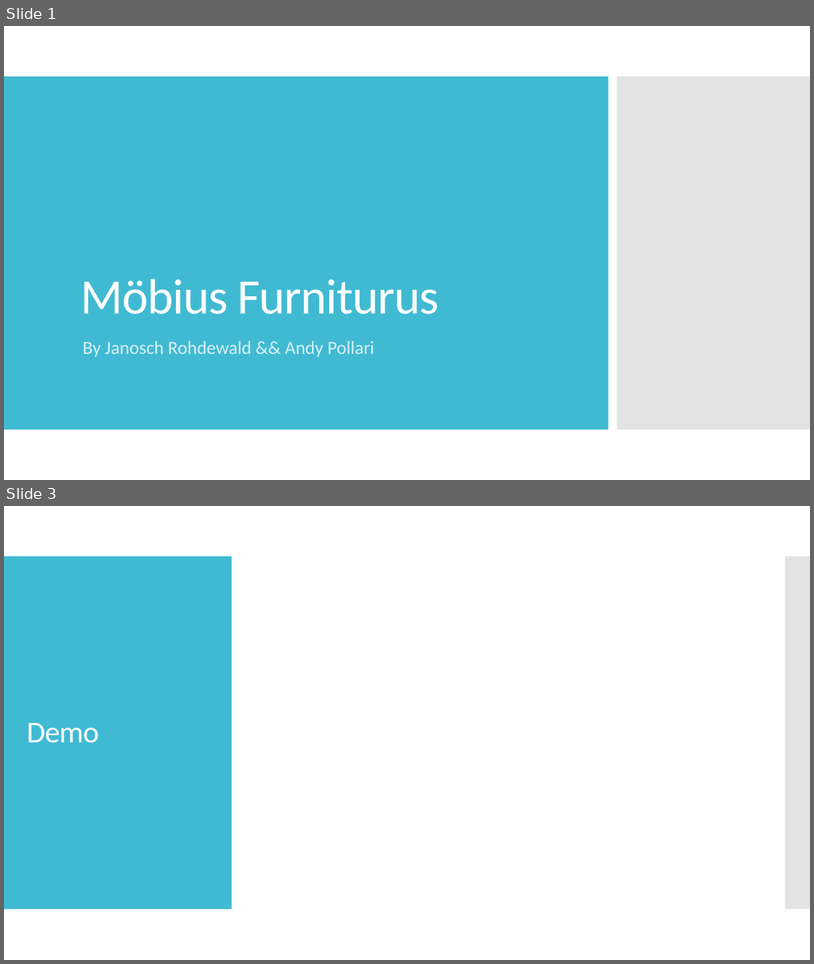
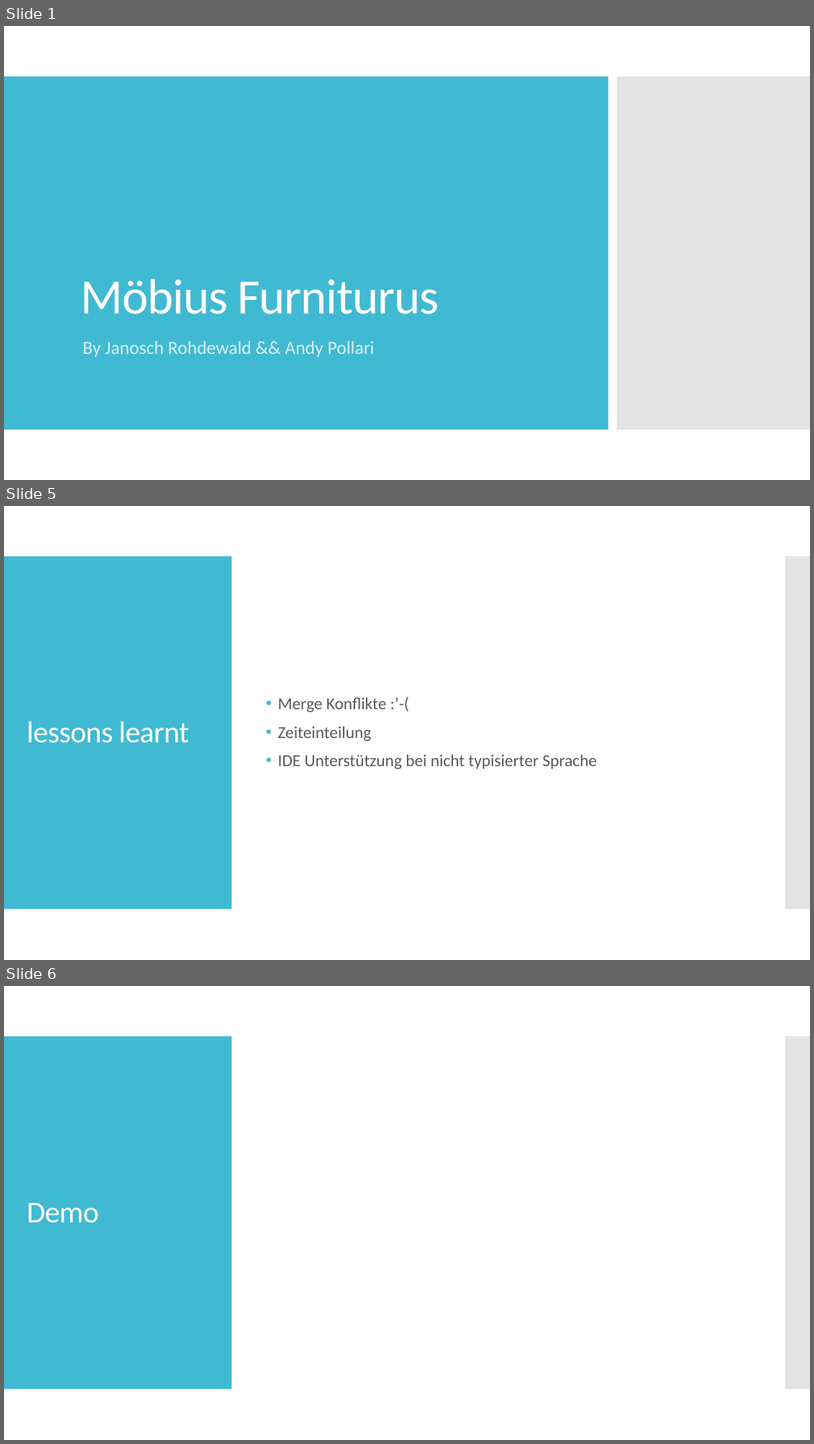
Before and after one commit to polandy/ch.bfh.bti7054.w2013.q.furnitureShop, a slide deck: doc/Möbius Furniturus.pptx. Shown one above the other, each under a label of ours: slides 1 and 3 before the commit, slides 1, 5 and 6 after it; the slides between them are not shown. The pictures are 814x964 and 814x1444 pixels, drawn with LibreOffice and Linux fonts; fonts in the diff are those of the drawing. Boxes give left, top, right and bottom in pixels: in the first picture for what was removed or moved away, otherwise in the second. Text is boxed around its words. In the diff, an @@ line names an element or a change of style, - is before the commit and + after.

```diff
--- a/doc/Möbius Furniturus.pptx
+++ b/doc/Möbius Furniturus.pptx
@@ slide 5 added at (4, 506, 810, 960), background #FFFFFF; not listed: 2 template elements that a slide beside it also shows @@
@@ text added at (278, 698, 597, 769), 20 pt, text #595959 @@
+• Merge Konflikte :’-(
+• Zeiteinteilung
+• IDE Unterstützung bei nicht typisierter Sprache
@@ title added at (27, 721, 189, 743), 36 pt, text #FFFFFF @@
+lessons learnt
@@ what was slide 3 is now slide 6 @@
```
Also in this commit, not shown: 3 other slides added, 1 slide removed, 1 other file.
